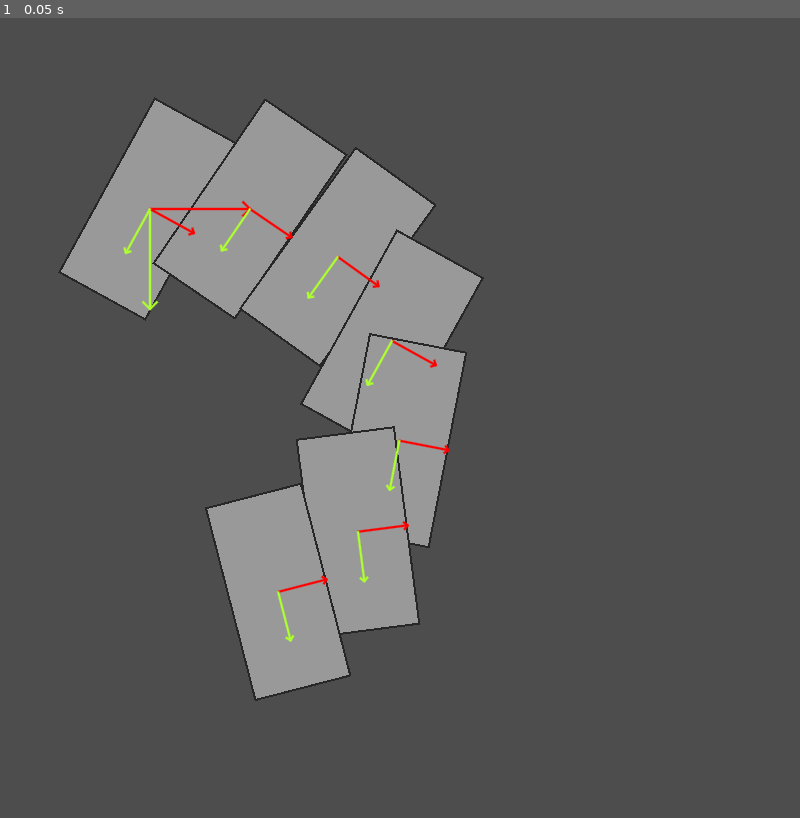
Above: before the commit, frame 1.
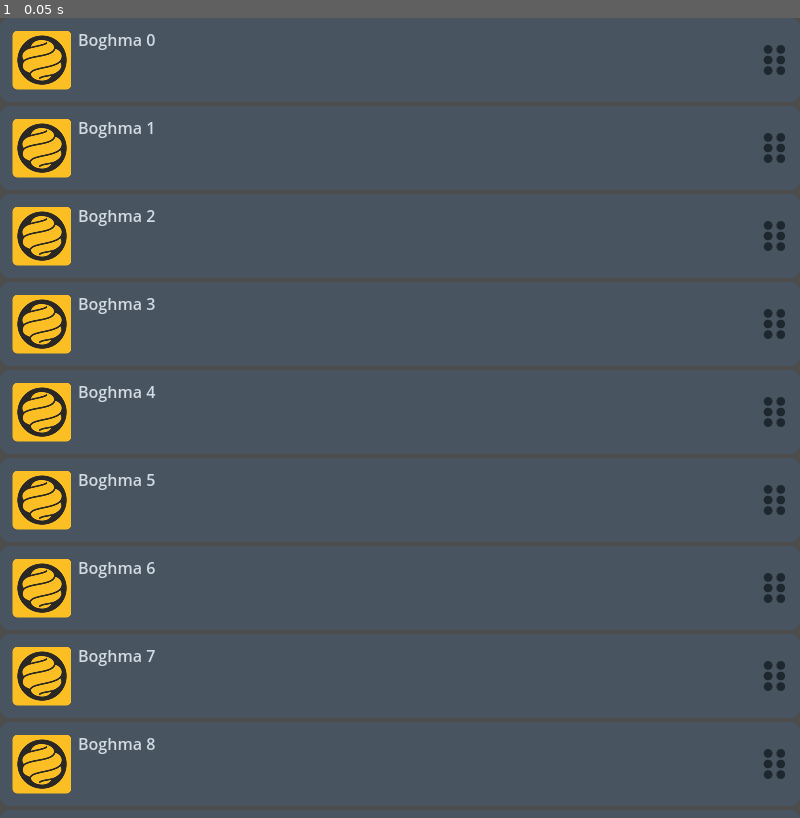
Above: after the commit, the same moment.

Repository: JACKADUX/Application-Components
Game: Godot game, scene res://components/draggable_card_component/example/draggable_card_example.tscn
The game is run twice, just before and just after one commit, with the same random seed, the same clock (stepped at 60 frames per second) and the same inputs. Before the commit the project starts from res://components/mograph_component/example/mograph_effector_example.tscn.
Inputs:
- Up to frame 1 (0.05 s): no input

The runs differ from the first frame. In frame 1, 25% of the frame differs, in the area x 1-99%, y 1-97%.

Commit message:
draggable card component update example

Diff:
--- a/components/dragable_card_component/card/base_dragable_card.tscn
+++ /dev/null
@@ -1,58 +0,0 @@
-[gd_scene load_steps=6 format=3 uid="uid://1kesytt30cu1"]
-
-[ext_resource type="Script" path="res://components/dragable_card_component/card/base_dragable_card.gd" id="1_318uh"]
-[ext_resource type="Texture2D" uid="uid://cv3lk1pbm7kla" path="res://resource/icons/Boghma.png" id="2_vj0rb"]
-[ext_resource type="Texture2D" uid="uid://p00vrh0ps58s" path="res://resource/icons/drag.png" id="3_dueco"]
-
-[sub_resource type="StyleBoxFlat" id="StyleBoxFlat_w0w3p"]
-bg_color = Color(0.282353, 0.329412, 0.376471, 1)
-corner_radius_top_left = 10
-corner_radius_top_right = 10
-corner_radius_bottom_right = 10
-corner_radius_bottom_left = 10
-
-[sub_resource type="LabelSettings" id="LabelSettings_6stoq"]
-font_color = Color(0.823529, 0.854902, 0.886275, 1)
-
-[node name="BaseDragableCard" type="PanelContainer"]
-offset_right = 570.0
-offset_bottom = 84.0
-theme_override_styles/panel = SubResource("StyleBoxFlat_w0w3p")
-script = ExtResource("1_318uh")
-
-[node name="MarginContainer" type="MarginContainer" parent="."]
-layout_mode = 2
-theme_override_constants/margin_left = 10
-theme_override_constants/margin_top = 10
-theme_override_constants/margin_right = 10
-theme_override_constants/margin_bottom = 10
-
-[node name="HBoxContainer" type="HBoxContainer" parent="MarginContainer"]
-layout_mode = 2
-
-[node name="TextureRect" type="TextureRect" parent="MarginContainer/HBoxContainer"]
-custom_minimum_size = Vector2(64, 64)
-layout_mode = 2
-size_flags_horizontal = 4
-texture = ExtResource("2_vj0rb")
-expand_mode = 1
-
-[node name="Label" type="Label" parent="MarginContainer/HBoxContainer"]
-layout_mode = 2
-size_flags_horizontal = 3
-size_flags_vertical = 1
-text = "Boghma"
-label_settings = SubResource("LabelSettings_6stoq")
-
-[node name="TextureRect2" type="TextureButton" parent="MarginContainer/HBoxContainer"]
-self_modulate = Color(0.117647, 0.152941, 0.180392, 1)
-custom_minimum_size = Vector2(32, 32)
-layout_mode = 2
-size_flags_horizontal = 4
-size_flags_vertical = 4
-mouse_default_cursor_shape = 2
-texture_normal = ExtResource("3_dueco")
-ignore_texture_size = true
-stretch_mode = 5
-
-[connection signal="button_down" from="MarginContainer/HBoxContainer/TextureRect2" to="." method="_on_texture_rect_2_button_down"]
--- a/components/dragable_card_component/dragable_card_component.tscn
+++ /dev/null
@@ -1,17 +0,0 @@
-[gd_scene load_steps=4 format=3 uid="uid://6u8h5mdrptp2"]
-
-[ext_resource type="Script" path="res://components/dragable_card_component/dragable_card_component.gd" id="1_toqcj"]
-[ext_resource type="PackedScene" uid="uid://bg8fp2m6l85w0" path="res://components/dragable_card_component/card/place_holder_panel.tscn" id="2_2jsx6"]
-[ext_resource type="PackedScene" uid="uid://1kesytt30cu1" path="res://components/dragable_card_component/card/base_dragable_card.tscn" id="2_mgjrg"]
-
-[node name="DragableCardComponent" type="VBoxContainer"]
-anchors_preset = 15
-anchor_right = 1.0
-anchor_bottom = 1.0
-grow_horizontal = 2
-grow_vertical = 2
-script = ExtResource("1_toqcj")
-PLACE_HOLDER_PACKED_SCENE = ExtResource("2_2jsx6")
-
-[node name="BaseDragableCard" parent="." instance=ExtResource("2_mgjrg")]
-layout_mode = 2
--- a/components/dragable_card_component/card/base_dragable_card.gd
+++ b/components/draggable_card_component/card/base_draggable_card.gd
@@ -1,16 +1,9 @@
 class_name BaseDragableCard extends PanelContainer
-
-@onready var label = $MarginContainer/HBoxContainer/Label
 
 signal drag_started
 signal drag_stoped
 
 var dragable := false
-
-#func _gui_input(event):
-	#if event is InputEventMouseButton:
-		#if event.is_pressed() and event.button_index == MOUSE_BUTTON_LEFT:
-			#start_drag()
 
 ## Interface
 func start_drag():
@@ -25,7 +18,3 @@
 
 func is_dragable():
 	return dragable
-
-##
-func _on_texture_rect_2_button_down():
-	start_drag()
--- /dev/null
+++ b/components/draggable_card_component/card/base_draggable_card.tscn
@@ -0,0 +1,8 @@
+[gd_scene load_steps=2 format=3 uid="uid://1kesytt30cu1"]
+
+[ext_resource type="Script" path="res://components/draggable_card_component/card/base_draggable_card.gd" id="1_wskag"]
+
+[node name="BaseDraggableCard" type="PanelContainer"]
+offset_right = 570.0
+offset_bottom = 84.0
+script = ExtResource("1_wskag")
--- a/components/dragable_card_component/card/place_holder_panel.tscn
+++ b/components/draggable_card_component/card/place_holder_panel.tscn
@@ -1,6 +1,6 @@
 [gd_scene load_steps=3 format=3 uid="uid://bg8fp2m6l85w0"]
 
-[ext_resource type="Script" path="res://components/dragable_card_component/card/place_holder_panel.gd" id="1_6o7yy"]
+[ext_resource type="Script" path="res://components/draggable_card_component/card/place_holder_panel.gd" id="1_6o7yy"]
 
 [sub_resource type="StyleBoxFlat" id="StyleBoxFlat_mpipx"]
 bg_color = Color(0.6, 0.6, 0.6, 0.490196)
--- a/components/dragable_card_component/dragable_card_component.gd
+++ b/components/draggable_card_component/draggable_card_component.gd
@@ -4,11 +4,11 @@
 @export var PLACE_HOLDER_PACKED_SCENE:PackedScene
 @export var place_holder_min_size:=Vector2(200,4)
 @export var place_holder_duration :float = 0.2
+@export var _shadow_panel_packed_scene:PackedScene
 
 var _draged_card:BaseDragableCard
 var _drag_offset := Vector2.ZERO
 var _previous_index :int
-var _shadow_panel_packed_scene = preload("res://components/dragable_card_component/card/shadow_panel.tscn")
 var _shadow_panel:Panel
 
 func _ready():
--- /dev/null
+++ b/components/draggable_card_component/draggable_card_component.tscn
@@ -0,0 +1,15 @@
+[gd_scene load_steps=4 format=3 uid="uid://6u8h5mdrptp2"]
+
+[ext_resource type="Script" path="res://components/draggable_card_component/draggable_card_component.gd" id="1_toqcj"]
+[ext_resource type="PackedScene" uid="uid://bg8fp2m6l85w0" path="res://components/draggable_card_component/card/place_holder_panel.tscn" id="2_2jsx6"]
+[ext_resource type="PackedScene" uid="uid://kvt4c6h81b5i" path="res://components/draggable_card_component/card/shadow_panel.tscn" id="3_sq3sp"]
+
+[node name="DraggableCardComponent" type="VBoxContainer"]
+anchors_preset = 15
+anchor_right = 1.0
+anchor_bottom = 1.0
+grow_horizontal = 2
+grow_vertical = 2
+script = ExtResource("1_toqcj")
+PLACE_HOLDER_PACKED_SCENE = ExtResource("2_2jsx6")
+_shadow_panel_packed_scene = ExtResource("3_sq3sp")
--- /dev/null
+++ b/components/draggable_card_component/example/custom_card.gd
@@ -0,0 +1,10 @@
+extends BaseDragableCard
+
+@onready var drag_handle_texture_rect = $MarginContainer2/HBoxContainer/DragHandleTextureRect
+@onready var label = $MarginContainer2/HBoxContainer/Label
+
+func _ready():
+	drag_handle_texture_rect.button_down.connect(start_drag)
+
+func set_label(value:String):
+	label.text = value
--- /dev/null
+++ b/components/draggable_card_component/example/custom_card.tscn
@@ -0,0 +1,60 @@
+[gd_scene load_steps=7 format=3 uid="uid://b5ovtxphyim6a"]
+
+[ext_resource type="PackedScene" uid="uid://1kesytt30cu1" path="res://components/draggable_card_component/card/base_draggable_card.tscn" id="1_grn1e"]
+[ext_resource type="Texture2D" uid="uid://cv3lk1pbm7kla" path="res://resource/icons/Boghma.png" id="2_daufi"]
+[ext_resource type="Script" path="res://components/draggable_card_component/example/custom_card.gd" id="2_qaqbv"]
+[ext_resource type="Texture2D" uid="uid://p00vrh0ps58s" path="res://resource/icons/drag.png" id="3_0mmr5"]
+
+[sub_resource type="StyleBoxFlat" id="StyleBoxFlat_w0w3p"]
+bg_color = Color(0.282353, 0.329412, 0.376471, 1)
+corner_radius_top_left = 10
+corner_radius_top_right = 10
+corner_radius_bottom_right = 10
+corner_radius_bottom_left = 10
+
+[sub_resource type="LabelSettings" id="LabelSettings_rnjvn"]
+font_color = Color(0.823529, 0.854902, 0.886275, 1)
+
+[node name="CustomDraggableCard" instance=ExtResource("1_grn1e")]
+anchors_preset = 10
+anchor_right = 1.0
+offset_right = 0.0
+grow_horizontal = 2
+size_flags_horizontal = 3
+theme_override_styles/panel = SubResource("StyleBoxFlat_w0w3p")
+script = ExtResource("2_qaqbv")
+
+[node name="MarginContainer2" type="MarginContainer" parent="." index="0"]
+layout_mode = 2
+theme_override_constants/margin_left = 10
+theme_override_constants/margin_top = 10
+theme_override_constants/margin_right = 10
+theme_override_constants/margin_bottom = 10
+
+[node name="HBoxContainer" type="HBoxContainer" parent="MarginContainer2" index="0"]
+layout_mode = 2
+
+[node name="TextureRect" type="TextureRect" parent="MarginContainer2/HBoxContainer" index="0"]
+custom_minimum_size = Vector2(64, 64)
+layout_mode = 2
+size_flags_horizontal = 4
+texture = ExtResource("2_daufi")
+expand_mode = 1
+
+[node name="Label" type="Label" parent="MarginContainer2/HBoxContainer" index="1"]
+layout_mode = 2
+size_flags_horizontal = 3
+size_flags_vertical = 1
+text = "Boghma"
+label_settings = SubResource("LabelSettings_rnjvn")
+
+[node name="DragHandleTextureRect" type="TextureButton" parent="MarginContainer2/HBoxContainer" index="2"]
+self_modulate = Color(0.117647, 0.152941, 0.180392, 1)
+custom_minimum_size = Vector2(32, 32)
+layout_mode = 2
+size_flags_horizontal = 4
+size_flags_vertical = 4
+mouse_default_cursor_shape = 2
+texture_normal = ExtResource("3_0mmr5")
+ignore_texture_size = true
+stretch_mode = 5
--- /dev/null
+++ b/components/draggable_card_component/example/draggable_card_example.gd
@@ -0,0 +1,11 @@
+extends Control
+
+@onready var draggable_card_component = $DraggableCardComponent
+
+@export var card_scene: PackedScene
+# Called when the node enters the scene tree for the first time.
+func _ready():
+	for i in range(10):
+		var card = card_scene.instantiate()
+		draggable_card_component.add_card(card)
+		card.set_label("Boghma %d"%i)
--- /dev/null
+++ b/components/draggable_card_component/example/draggable_card_example.tscn
@@ -0,0 +1,29 @@
+[gd_scene load_steps=5 format=3 uid="uid://pekautnq34hp"]
+
+[ext_resource type="Script" path="res://components/draggable_card_component/example/draggable_card_example.gd" id="1_yhrqp"]
+[ext_resource type="PackedScene" uid="uid://b5ovtxphyim6a" path="res://components/draggable_card_component/example/custom_card.tscn" id="2_ogqgv"]
+[ext_resource type="PackedScene" uid="uid://6u8h5mdrptp2" path="res://components/draggable_card_component/draggable_card_component.tscn" id="3_5i1bd"]
+[ext_resource type="Script" path="res://utils/free_parent_when_start.gd" id="4_dgb04"]
+
+[node name="draggable_card_example" type="Control"]
+layout_mode = 3
+anchors_preset = 15
+anchor_right = 1.0
+anchor_bottom = 1.0
+grow_horizontal = 2
+grow_vertical = 2
+script = ExtResource("1_yhrqp")
+card_scene = ExtResource("2_ogqgv")
+
+[node name="DraggableCardComponent" parent="." instance=ExtResource("3_5i1bd")]
+layout_mode = 1
+anchors_preset = 10
+anchor_bottom = 0.0
+offset_bottom = 84.0
+grow_vertical = 1
+
+[node name="CustomDraggableCard" parent="DraggableCardComponent" instance=ExtResource("2_ogqgv")]
+layout_mode = 2
+
+[node name="FPWS" type="Node" parent="DraggableCardComponent/CustomDraggableCard"]
+script = ExtResource("4_dgb04")
--- a/components/mograph_component/example/mograph_grid_example.tscn
+++ b/components/mograph_component/example/mograph_grid_example.tscn
@@ -40,10 +40,10 @@
 [node name="CircleField" type="Control" parent="PlainEffector"]
 layout_mode = 3
 anchors_preset = 0
-offset_left = 234.0
-offset_top = -12.0
-offset_right = 234.0
-offset_bottom = -12.0
+offset_left = 32.0
+offset_top = 194.0
+offset_right = 32.0
+offset_bottom = 194.0
 script = ExtResource("2_f01mx")
 
 [node name="MographGridContainer" type="Container" parent="." node_paths=PackedStringArray("effectors")]
@@ -54,9 +54,8 @@
 offset_bottom = 237.0
 theme = SubResource("Theme_e5qtn")
 script = ExtResource("1_b1mc6")
-amount = 6.31
-grid_column = 4
-gird_size = Vector2(150, 200)
+grid_mode = 1
+gird_size = Vector2(110, 200)
 effectors = [NodePath("../PlainEffector")]
 
 [node name="PanelContainer2" type="PanelContainer" parent="MographGridContainer"]
@@ -72,7 +71,6 @@
 size_flags_vertical = 6
 
 [node name="PanelContainer4" type="PanelContainer" parent="MographGridContainer"]
-z_index = 1
 custom_minimum_size = Vector2(100, 200)
 layout_mode = 2
 size_flags_horizontal = 2
@@ -85,6 +83,7 @@
 size_flags_vertical = 6
 
 [node name="PanelContainer6" type="PanelContainer" parent="MographGridContainer"]
+z_index = 1
 custom_minimum_size = Vector2(100, 200)
 layout_mode = 2
 size_flags_horizontal = 6
@@ -102,6 +101,18 @@
 size_flags_horizontal = 6
 size_flags_vertical = 6
 
+[node name="PanelContainer9" type="PanelContainer" parent="MographGridContainer"]
+custom_minimum_size = Vector2(100, 200)
+layout_mode = 2
+size_flags_horizontal = 6
+size_flags_vertical = 6
+
+[node name="PanelContainer10" type="PanelContainer" parent="MographGridContainer"]
+custom_minimum_size = Vector2(100, 200)
+layout_mode = 2
+size_flags_horizontal = 6
+size_flags_vertical = 6
+
 [node name="DebugViewer" type="Control" parent="." node_paths=PackedStringArray("mograph_container")]
 layout_mode = 3
 anchors_preset = 0
--- a/components/mograph_component/example/mograph_linear_example.tscn
+++ b/components/mograph_component/example/mograph_linear_example.tscn
@@ -30,23 +30,24 @@
 
 [node name="PlainEffector2" type="Control" parent="." node_paths=PackedStringArray("fields")]
 anchors_preset = 0
-offset_left = 312.0
-offset_top = -367.0
-offset_right = 312.0
-offset_bottom = -367.0
+offset_left = -38.0
+offset_top = -242.0
+offset_right = -38.0
+offset_bottom = -242.0
 rotation = 1.3282
 script = ExtResource("1_2252f")
-enable_position = true
-effect_position = Vector2(0, 99.84)
-strength = -2.09
-fields = [NodePath("../CircleField")]
+enable_scale = true
+effect_scale = Vector2(0.5, 0.5)
+enable_z_index = true
+effect_z_index = 3
+fields = [NodePath("../MographCircleField")]
 
-[node name="CircleField" type="Control" parent="."]
+[node name="MographCircleField" type="Control" parent="."]
 anchors_preset = 0
-offset_left = 283.0
-offset_top = 81.0
-offset_right = 283.0
-offset_bottom = 81.0
+offset_left = 332.0
+offset_top = 27.0
+offset_right = 372.0
+offset_bottom = 67.0
 script = ExtResource("2_214is")
 radius = 200.0
 
@@ -63,15 +64,12 @@
 offset_bottom = -76.5
 grow_horizontal = 2
 grow_vertical = 2
-rotation = -0.572468
 size_flags_horizontal = 4
 size_flags_vertical = 4
 theme = SubResource("Theme_bpmw8")
 script = ExtResource("3_d4gb0")
 linear_mode = 1
-amount = 1.1
-align_position = Vector2(100, 20)
-step_rotation = 15.51
+align_position = Vector2(110, 0)
 effectors = [NodePath("../PlainEffector2")]
 
 [node name="PanelContainer2" type="PanelContainer" parent="MographLinearContainer"]
@@ -87,18 +85,21 @@
 size_flags_vertical = 6
 
 [node name="PanelContainer4" type="PanelContainer" parent="MographLinearContainer"]
+z_index = 1
 custom_minimum_size = Vector2(200, 400)
 layout_mode = 2
 size_flags_horizontal = 2
 size_flags_vertical = 6
 
 [node name="PanelContainer5" type="PanelContainer" parent="MographLinearContainer"]
+z_index = 2
 custom_minimum_size = Vector2(200, 400)
 layout_mode = 2
 size_flags_horizontal = 6
 size_flags_vertical = 6
 
 [node name="PanelContainer6" type="PanelContainer" parent="MographLinearContainer"]
+z_index = 1
 custom_minimum_size = Vector2(200, 400)
 layout_mode = 2
 size_flags_horizontal = 6
@@ -116,10 +117,11 @@
 size_flags_horizontal = 6
 size_flags_vertical = 6
 
-[node name="DebugViewer" type="Control" parent="."]
+[node name="DebugViewer" type="Control" parent="." node_paths=PackedStringArray("mograph_container")]
 anchors_preset = 0
 offset_left = -216.0
 offset_top = -239.0
 offset_right = -176.0
 offset_bottom = -199.0
 script = ExtResource("1_3ae4b")
+mograph_container = NodePath("../MographLinearContainer")
--- a/components/mograph_component/example/mograph_radial_example.tscn
+++ b/components/mograph_component/example/mograph_radial_example.tscn
@@ -34,7 +34,10 @@
 rotation = 5.38559
 script = ExtResource("1_mlyrk")
 enable_position = true
-effect_position = Vector2(100, 0)
+effect_position = Vector2(200, 0)
+enable_scale = true
+effect_scale = Vector2(0.5, 0.5)
+effect_z_index = 4
 fields = [NodePath("CircleField")]
 
 [node name="CircleField" type="Control" parent="PlainEffector"]
@@ -53,7 +56,7 @@
 offset_bottom = 237.0
 theme = SubResource("Theme_e5qtn")
 script = ExtResource("1_k26rj")
-amount = 1.7
+amount = 1.585
 align = true
 effectors = [NodePath("../PlainEffector")]
 
--- a/project.godot
+++ b/project.godot
@@ -12,7 +12,7 @@
 
 config/name="Application Components"
 config/tags=PackedStringArray("软件开发系列教程")
-run/main_scene="res://components/mograph_component/example/mograph_effector_example.tscn"
+run/main_scene="res://components/draggable_card_component/example/draggable_card_example.tscn"
 config/features=PackedStringArray("4.2", "Forward Plus")
 config/icon="res://icon.svg"
 
--- /dev/null
+++ b/utils/free_parent_when_start.gd
@@ -0,0 +1,11 @@
+class_name FPWS extends Node
+
+"""
+helper node to Free Parent node When application/game Started
+"""
+
+@export var enable:= true
+
+func _ready() -> void:
+	if enable or not OS.is_debug_build():
+		get_parent().queue_free()
Renamed: components/dragable_card_component/card/place_holder_panel.gd -> components/draggable_card_component/card/place_holder_panel.gd
Renamed: components/dragable_card_component/card/shadow_panel.tscn -> components/draggable_card_component/card/shadow_panel.tscn
